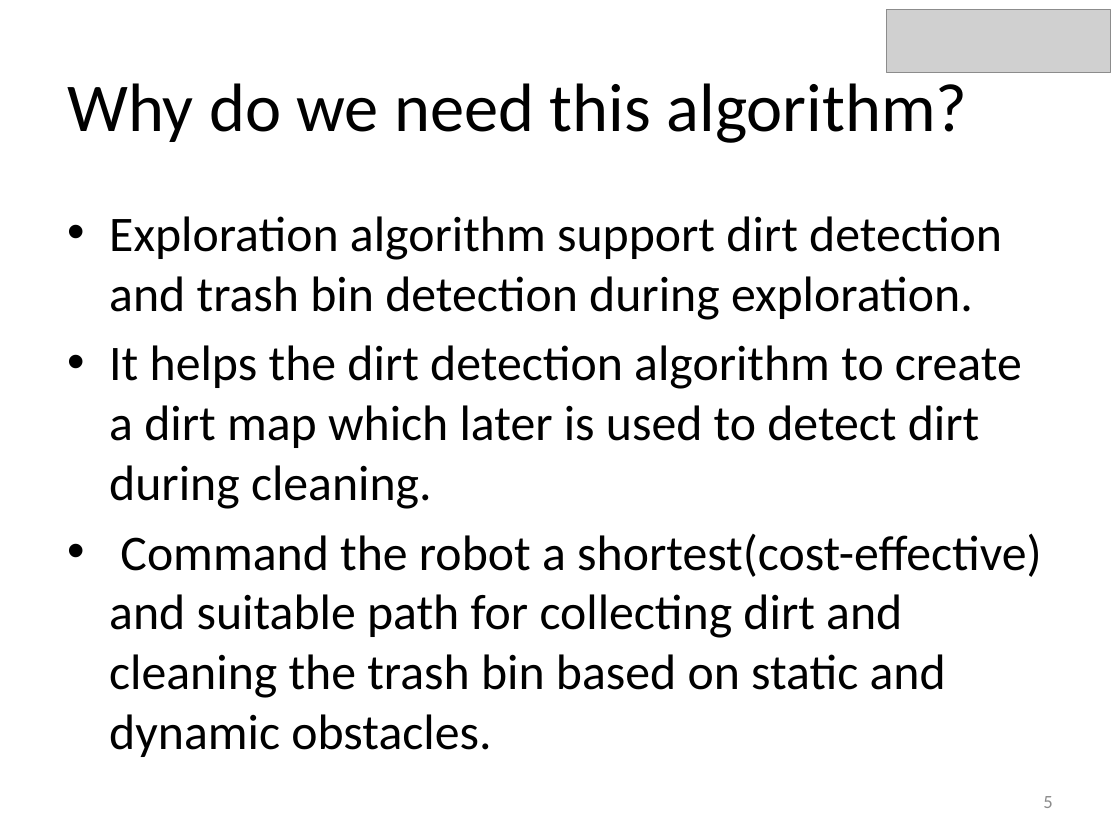
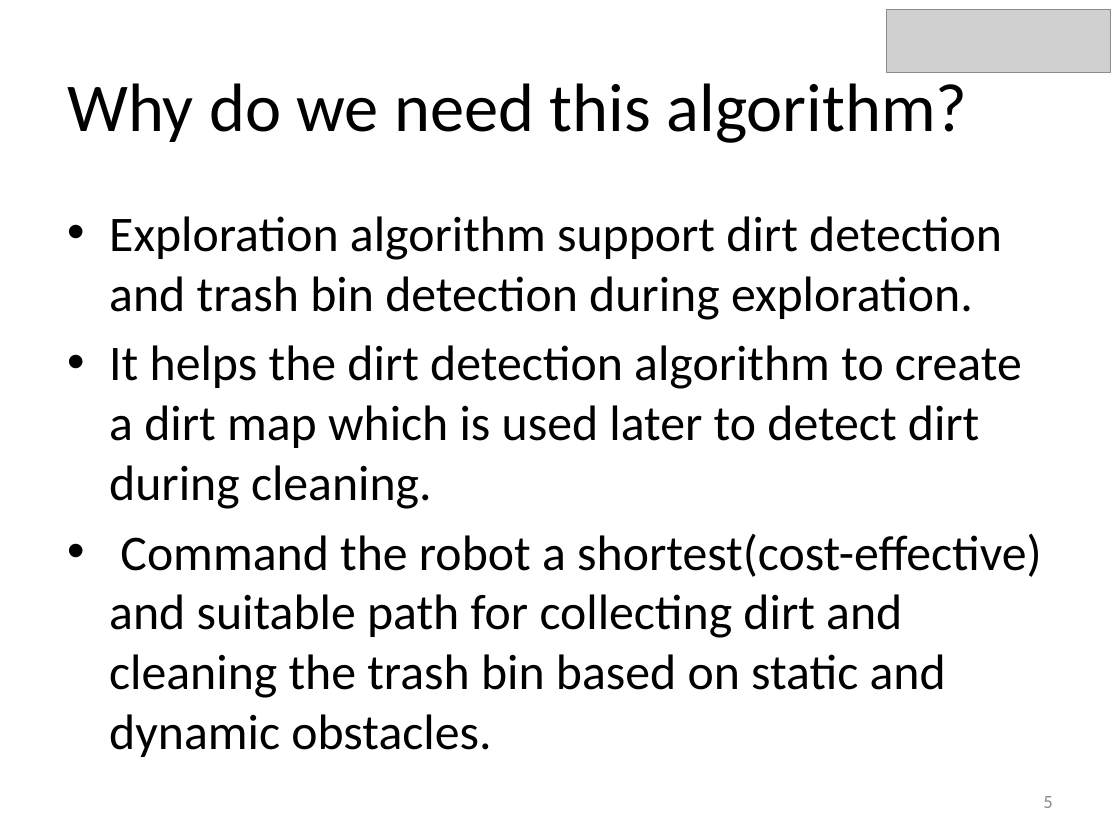
Before and after one commit to Muin/Exploration_Algorithm_results, a slide deck: slide 5 of Presentation/Presentation_Slide.pptx. Drawn at 1120x840 pixels with LibreOffice and Linux fonts; fonts in the diff are those of the drawing; grey boxes stand for pictures. Boxes give left, top, right and bottom in pixels: in the first picture for what was removed or moved away, otherwise in the second. Text is boxed around its words. In the diff, an @@ line names an element or a change of style, - is before the commit and + after.

```diff
--- a/Presentation/Presentation_Slide.pptx
+++ b/Presentation/Presentation_Slide.pptx
@@ text at box(109, 345, 1022, 509): text changed @@
-• It helps the dirt detection algorithm to create a dirt map which later is used to detect dirt during cleaning.
+• It helps the dirt detection algorithm to create a dirt map which is used later to detect dirt during cleaning.
```
Also in this commit, not shown: 2 other slides changed, 2 slides added, 8 slides removed.
